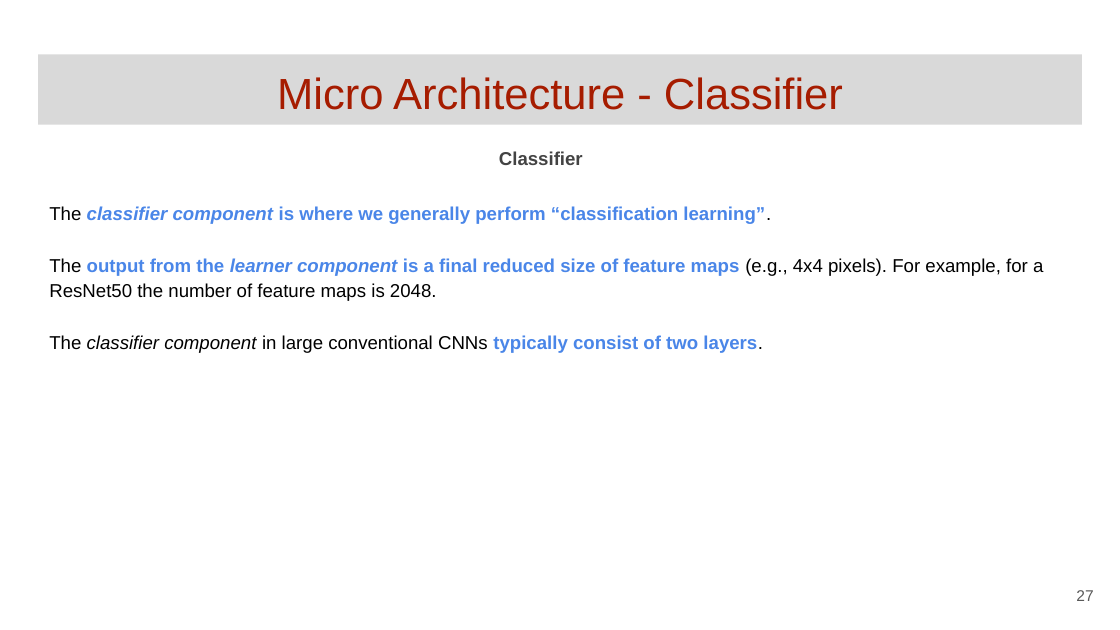
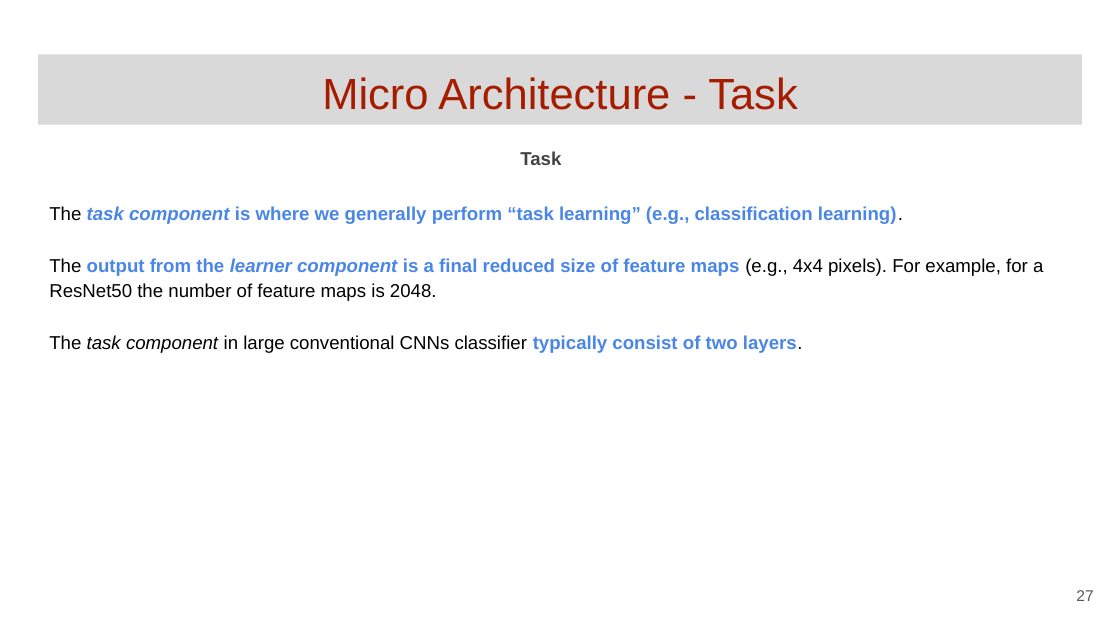
Before and after one commit to GoogleCloudPlatform/keras-idiomatic-programmer, a slide deck: slide 27 of books/deep-learning-design-patterns/Workshops/Junior/Deep Learning Design Patterns - Workshop - Chapter 1.pptx. Drawn at 1120x630 pixels with LibreOffice and Linux fonts; fonts in the diff are those of the drawing. Boxes give left, top, right and bottom in pixels: in the first picture for what was removed or moved away, otherwise in the second. Text is boxed around its words. In the diff, an @@ line names an element or a change of style, - is before the commit and + after.

```diff
--- a/books/deep-learning-design-patterns/Workshops/Junior/Deep Learning Design Patterns - Workshop - Chapter 1.pptx
+++ b/books/deep-learning-design-patterns/Workshops/Junior/Deep Learning Design Patterns - Workshop - Chapter 1.pptx
@@ title at <box>322,77,797,110</box>: text changed @@
-Micro Architecture - Classifier
+Micro Architecture - Task
@@ text at <box>520,151,561,165</box>: text changed @@
-Classifier
+Task
@@ text at <box>49,206,903,224</box>: text changed @@
-The classifier component is where we generally perform “classification learning”.
+The task component is where we generally perform “task learning” (e.g., classification learning).
@@ text at <box>49,335,803,353</box>: text changed @@
-The classifier component in large conventional CNNs typically consist of two layers.
+The task component in large conventional CNNs classifier typically consist of two layers.
```
Also in this commit, not shown: 9 other slides changed.
